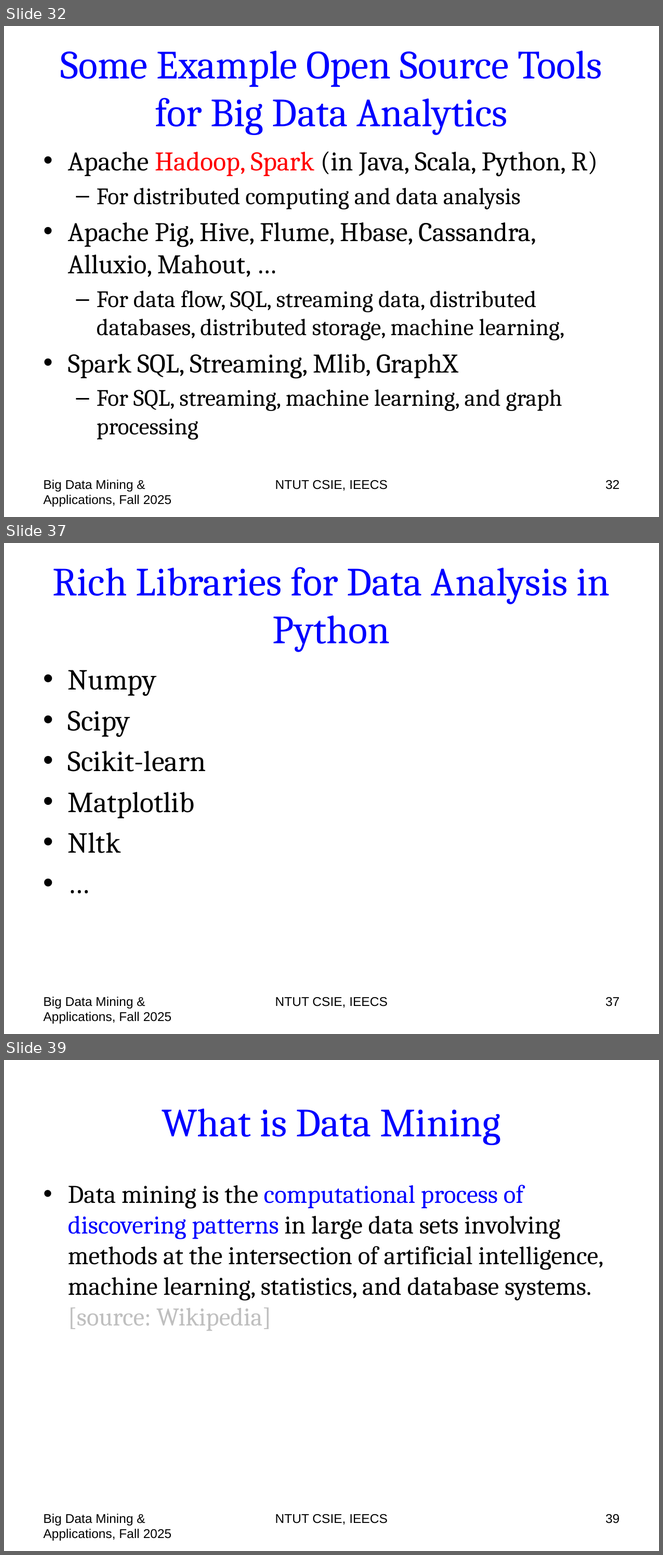
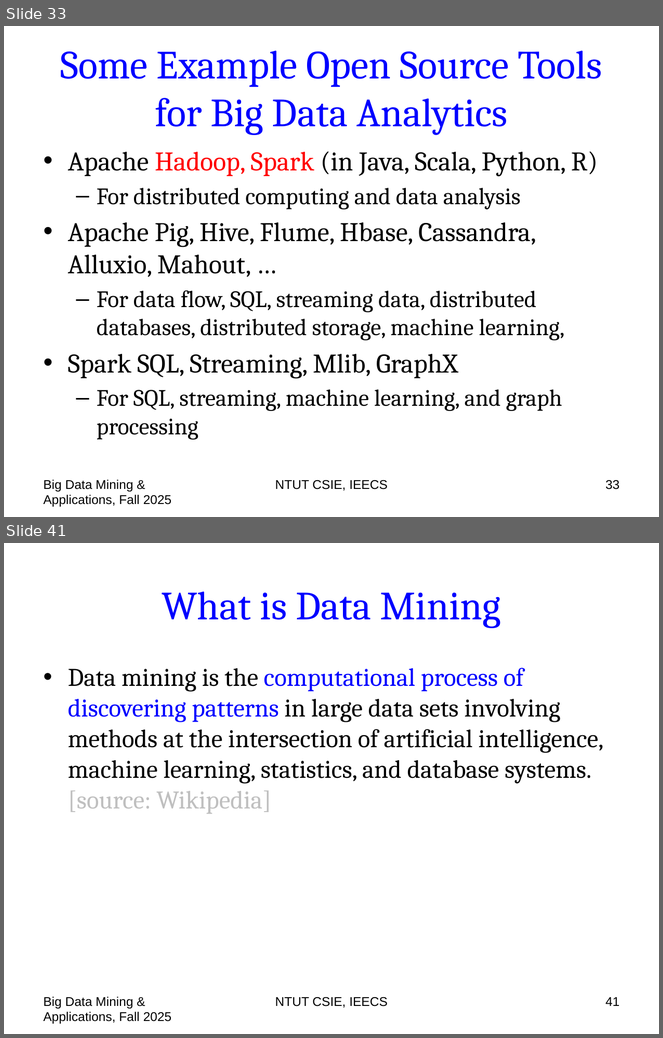
Before and after one commit to chriswjh/chriswjh.github.io, a slide deck: BDM/00-overview.pptx. Shown one above the other, each under a label of ours: slides 32, 37 and 39 before the commit, slides 33 and 41 after it; the slides between them are not shown. The pictures are 663x1555 and 663x1038 pixels, drawn with LibreOffice and Linux fonts; fonts in the diff are those of the drawing. Boxes give left, top, right and bottom in pixels: in the first picture for what was removed or moved away, otherwise in the second. Text is boxed around its words. In the diff, an @@ line names an element or a change of style, - is before the commit and + after.

```diff
--- a/BDM/00-overview.pptx
+++ b/BDM/00-overview.pptx
@@ slide 37 removed at [4,543,659,1034], background #FFFFFF @@
@@ title removed at [52,567,610,652] @@
-Rich Libraries for Data Analysis in Python
@@ text removed at [68,670,206,853] @@
-• Numpy
-• Scipy
-• Scikit-learn
-• Matplotlib
-• Nltk
-• …
@@ text removed at [44,997,172,1024] @@
-Big Data Mining & Applications, Fall 2025
@@ text removed at [275,997,388,1008] @@
-NTUT CSIE, IEECS
@@ page number removed at [606,997,620,1007] @@
-37
@@ what was slide 32 is now slide 33 @@
@@ page number at [606,480,620,490]: text changed @@
-32
+33
@@ what was slide 39 is now slide 41 @@
@@ page number at [606,997,620,1006]: text changed @@
-39
+41
```
Also in this commit, not shown: 2 slides changed, 1 slide added, 4 other slides removed.
